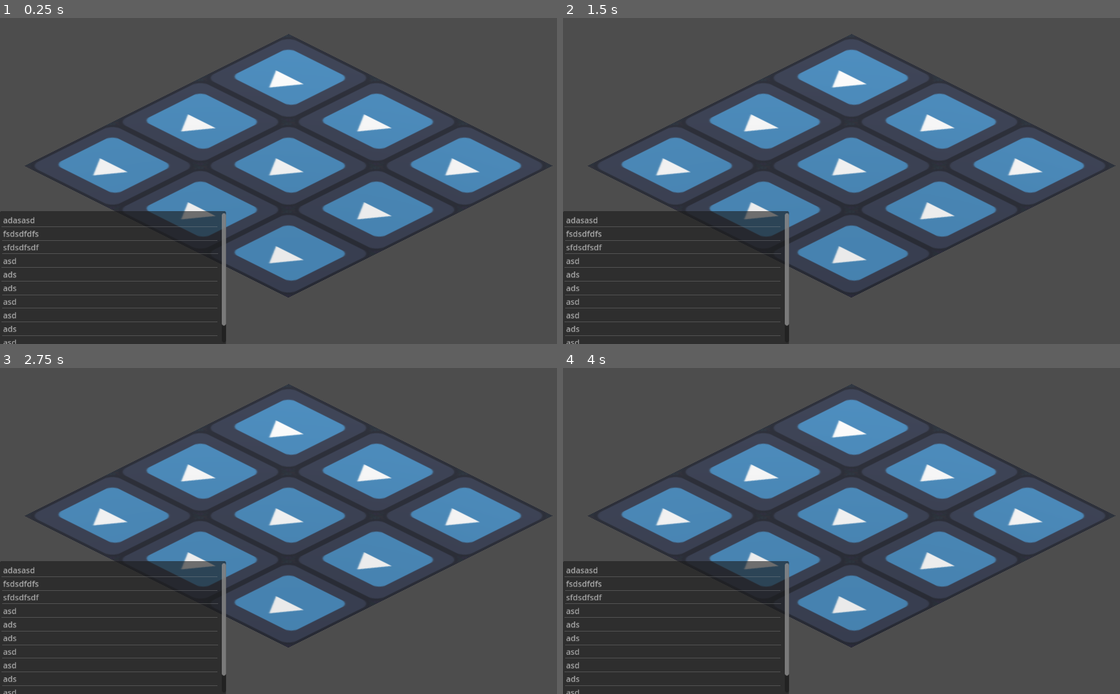
Above: before the commit, frames 1-4 (two rows, left to right).
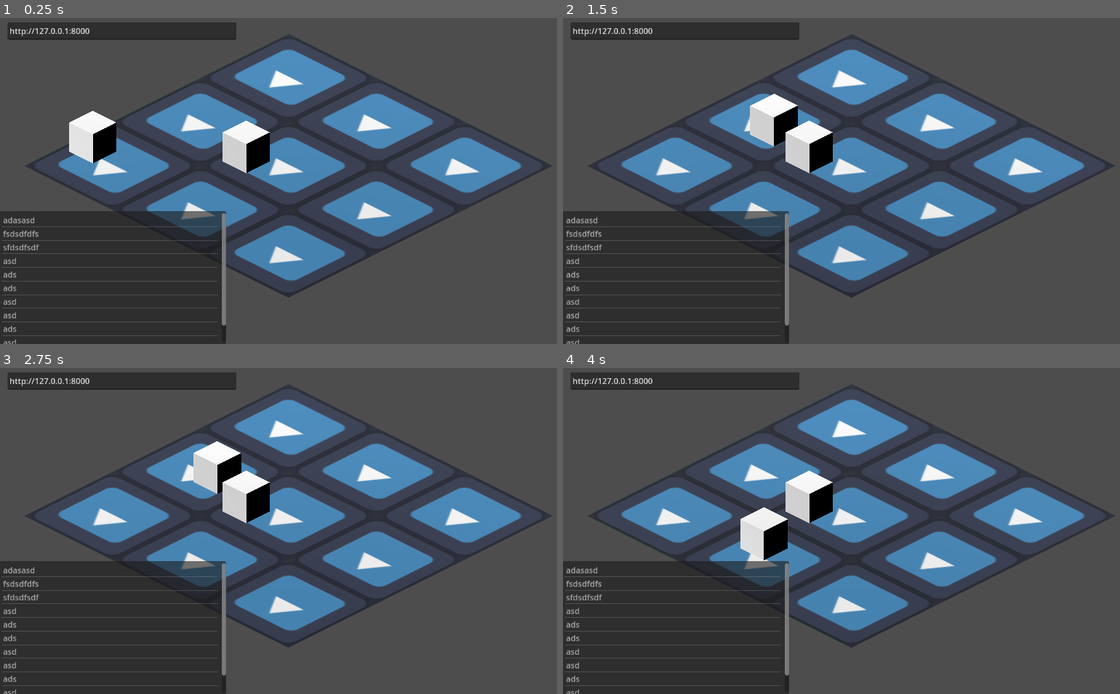
Above: after the commit, the same moments.

Repository: mkualquiera/infinite-something-gd
Game: Godot game, scene res://test.tscn
Same seed, same stepped clock (60 frames per second), same inputs: the game is played once before the commit and once after it. The engine's default icon, where the game draws it, is replaced by a stand-in: a white triangle on a blue panel in a dark square.
Inputs (mouse positions are in pixels of both pictures, inside the frame that each line leads up to):
- Up to frame 1 (0.25 s): no input
- Up to frame 2 (1.5 s): tap Enter at 0.5 s; move the mouse to (980, 164) at 0.52 s; click (980, 164) at 0.67 s; move the mouse to (735, 197) at 1.27 s; click (735, 197) at 1.42 s
- Up to frame 3 (2.75 s): move the mouse to (350, 459) at 2.02 s; click (350, 459) at 2.17 s
- Up to frame 4 (4 s): move the mouse to (824, 596) at 2.77 s; click (824, 596) at 2.92 s; move the mouse to (1025, 579) at 3.52 s; click (1025, 579) at 3.67 s

The runs differ from the first frame. In frame 1, 4.3% of the frame differs, in the area x 1-49%, y 1-48%; in frame 2, 4.2%; in frame 3, 4.2%; in frame 4, 4.3%, in the area x 1-49%, y 1-60%.
Error before the commit: Invalid access to property or key 'image' on a base object of type 'Nil'. (res://Scripts/TextureGenerator.gd:41)

Commit message:
Add changeable address NavMesh movement

Diff:
--- a/Scenes/room_object.tscn
+++ b/Scenes/room_object.tscn
@@ -20,8 +20,7 @@
 [node name="Node2" type="Node" parent="."]
 script = ExtResource("2_hj725")
 
-[node name="Area3D" type="Area3D" parent="."]
+[node name="Area3D" type="StaticBody3D" parent="."]
 
 [node name="CollisionShape3D" type="CollisionShape3D" parent="Area3D"]
-transform = Transform3D(1, 0, 0, 0, 1, 0, 0, 0, 1, 0, 0, 0)
 shape = SubResource("BoxShape3D_va8yk")
--- a/Scripts/ObjectController.gd
+++ b/Scripts/ObjectController.gd
@@ -16,7 +16,7 @@
 	pass
 
 func update_rendering(world):
-		# Create an HTTP request node and connect its completion signal.
+	# Create an HTTP request node and connect its completion signal.
 	var http_request = HTTPRequest.new()
 	add_child(http_request)
 	http_request.connect("request_completed", _on_prompt_generated)
--- a/Scripts/ObjectSelector.gd
+++ b/Scripts/ObjectSelector.gd
@@ -14,7 +14,7 @@
 func _process(delta):
 	pass
 
-func _unhandled_input(event: InputEvent):
+func _input(event: InputEvent):
 	if event is InputEventMouseButton:
 		if event.pressed:
 			var mouse_pos = get_viewport().get_mouse_position()
@@ -43,7 +43,8 @@
 							item_list.add_item(interaction.display_name)
 
 func _on_item_selected(index: int):
-	item_list.clear()
-	print_debug("Doing interaction")
-	current_controller.do_interaction(index)
-	current_controller = null
+	if current_controller != null:
+		item_list.clear()
+		print_debug("Doing interaction")
+		current_controller.do_interaction(index)
+		current_controller = null
--- /dev/null
+++ b/Scripts/PlayerMover.gd
@@ -0,0 +1,33 @@
+extends CharacterBody3D
+
+var movement_speed: float = 2.0
+var navigation_agent: NavigationAgent3D = null
+
+
+func set_movement_target(movement_target: Vector3):
+	movement_target.y = global_position.y
+	navigation_agent = NavigationAgent3D.new()
+	add_child(navigation_agent)
+	navigation_agent.path_desired_distance = 0.1
+	navigation_agent.target_desired_distance = 0.1
+	navigation_agent.set_target_position(movement_target)
+
+func _physics_process(delta):
+	if navigation_agent == null:
+		return
+	if navigation_agent.is_navigation_finished():
+		navigation_agent = null
+		return
+
+	var current_agent_position: Vector3 = global_position
+	var next_path_position: Vector3 = navigation_agent.get_next_path_position()
+
+	var new_velocity: Vector3 = next_path_position - current_agent_position
+	new_velocity = new_velocity.normalized()
+	new_velocity = new_velocity * movement_speed
+	velocity = new_velocity
+	move_and_slide()
+
+func _click(camera, event, position, normal, shape_idx):
+	if event is InputEventMouseButton and event.button_index == 1 and event.pressed:
+		set_movement_target(position)
--- /dev/null
+++ b/Scripts/PrefChanger.gd
@@ -0,0 +1,21 @@
+extends Node
+
+
+@export var pref_name = "inference_url"
+@onready var text_box = $TextEdit
+@onready var button = $Button
+
+
+# Called when the node enters the scene tree for the first time.
+func _ready():
+	text_box.text = PlayerPrefs.get_pref(pref_name)
+	update_button()
+
+
+func update_button():
+	button.visible = text_box.text != PlayerPrefs.get_pref(pref_name)
+
+
+func update_pref():
+	PlayerPrefs.set_pref(pref_name, text_box.text)
+	update_button()
--- a/Scripts/RoomController.gd
+++ b/Scripts/RoomController.gd
@@ -55,27 +55,12 @@
 
 # Called when the HTTP request is completed.
 func _on_room_generated(result, response_code, headers, body):
-
 	var json = body.get_string_from_utf8()
 	var data = JSON.parse_string(json)
 	world = data
 
 	for object in data["objects"]:
-		var room_obj: MeshInstance3D = room_obj_scene.instantiate()
-		add_child(room_obj)
-
-		var controller: ObjectController = room_obj.get_child(0)
-
-		controller.obj_name = object["name"]
-		controller.metadata = object["metadata"]
-		print_debug("Created object "+ object["name"])
-
-		# Move the object to a random place horizontally.
-		var x = randf_range(-2, 2)
-		var z = randf_range(-2, 2)
-		room_obj.position.x = x
-		room_obj.position.z = z
-
+		var controller = _create_object(object)
 		controller.update_rendering(data)
 
 func do_interaction(object: ObjectController, interaction):
@@ -132,23 +117,7 @@
 	if data.has("create_objects"):
 		if data["create_objects"] is Array:
 			for object in data["create_objects"]:
-				var room_obj: MeshInstance3D = room_obj_scene.instantiate()
-				add_child(room_obj)
-
-				var controller: ObjectController = room_obj.get_child(0)
-
-				controller.obj_name = object["name"]
-				controller.metadata = object["metadata"]
-				print_debug("Created object "+ object["name"])
-
-				# Move the object to a random place horizontally.
-				var x = randf_range(-2, 2)
-				var z = randf_range(-2, 2)
-				room_obj.position.x = x
-				room_obj.position.z = z
-
-				world["objects"].append(object)
-
+				var controller = _create_object(object)
 				update_queue.append(controller)
 
 	if data.has("overwrite_metadata"):
@@ -170,3 +139,24 @@
 
 	for controller in update_queue:
 		controller.update_rendering(world)
+
+
+
+func _create_object(object):
+	var room_obj: MeshInstance3D = room_obj_scene.instantiate()
+	add_child(room_obj)
+
+	var controller: ObjectController = room_obj.get_child(0)
+
+	controller.obj_name = object["name"]
+	controller.metadata = object["metadata"]
+	print_debug("Created object "+ object["name"])
+
+	# Move the object to a random place horizontally.
+	var x = randf_range(-2, 2)
+	var z = randf_range(-2, 2)
+	room_obj.position.x = x
+	room_obj.position.z = z
+
+	world["objects"].append(object)
+	return controller
--- a/Scripts/TextureGenerator.gd
+++ b/Scripts/TextureGenerator.gd
@@ -36,7 +36,6 @@
 
 # Called when the HTTP request is completed.
 func _http_request_completed(result, response_code, headers, body):
-
 	var json = body.get_string_from_utf8()
 	var img = JSON.parse_string(json)["image"]
 
--- a/test.tscn
+++ b/test.tscn
@@ -1,16 +1,38 @@
-[gd_scene load_steps=8 format=3 uid="uid://dbufk2qqvrxh5"]
+[gd_scene load_steps=18 format=3 uid="uid://dbufk2qqvrxh5"]
 
 [ext_resource type="Texture2D" uid="uid://bx01i2fg5yumw" path="res://icon.svg" id="1_el1gu"]
 [ext_resource type="PackedScene" uid="uid://c1356mhr7g72v" path="res://Scenes/texture_generator.tscn" id="2_ajs2a"]
 [ext_resource type="Script" path="res://Scripts/MusicGenerator.gd" id="3_0l123"]
 [ext_resource type="Script" path="res://Scripts/ObjectSelector.gd" id="4_472rn"]
 [ext_resource type="Script" path="res://Scripts/RoomController.gd" id="4_x0bsm"]
+[ext_resource type="Script" path="res://Scripts/PrefChanger.gd" id="6_7j8ua"]
+[ext_resource type="PackedScene" uid="uid://bc5xaq1p75vp7" path="res://Scenes/room_object.tscn" id="7_4txbg"]
+[ext_resource type="Script" path="res://Scripts/PlayerMover.gd" id="8_edel6"]
 
 [sub_resource type="QuadMesh" id="QuadMesh_esw8q"]
 
 [sub_resource type="StandardMaterial3D" id="StandardMaterial3D_owkes"]
 albedo_texture = ExtResource("1_el1gu")
 uv1_scale = Vector3(3, 3, 3)
+
+[sub_resource type="BoxShape3D" id="BoxShape3D_axmun"]
+
+[sub_resource type="NavigationMesh" id="NavigationMesh_qtd14"]
+vertices = PackedVector3Array(0.25, 0.5, 4.5, 0.25, 0.5, 1.5, -0.75, 0.5, 1.25, -4.5, 0.5, 4.5, -0.75, 0.5, 0.25, 0.25, 0.5, 0, 0.25, 0.5, -4.5, -0.75, 0.5, 0.25, 0.25, 0.5, -4.5, -4.5, 0.5, -4.5, -4.5, 0.5, 4.5, -4.5, 0.5, 4.5, -0.75, 0.5, 1.25, -0.75, 0.5, 0.25, 1, 0.5, 1.25, 0.25, 0.5, 1.5, 0.25, 0.5, 4.5, 4.5, 0.5, 4.5, 1, 0.5, 0.25, 4.5, 0.5, 4.5, 4.5, 0.5, -4.5, 0.25, 0.5, -4.5, 0.25, 0.5, -4.5, 0.25, 0.5, 0, 1, 0.5, 0.25, 1, 0.5, 0.25, 1, 0.5, 1.25, 4.5, 0.5, 4.5)
+polygons = [PackedInt32Array(1, 0, 2), PackedInt32Array(2, 0, 3), PackedInt32Array(6, 5, 4), PackedInt32Array(8, 7, 9), PackedInt32Array(9, 7, 10), PackedInt32Array(13, 12, 11), PackedInt32Array(15, 14, 16), PackedInt32Array(16, 14, 17), PackedInt32Array(21, 20, 18), PackedInt32Array(18, 20, 19), PackedInt32Array(24, 23, 22), PackedInt32Array(27, 26, 25)]
+
+[sub_resource type="PlaneMesh" id="PlaneMesh_crdxp"]
+size = Vector2(10, 10)
+
+[sub_resource type="BoxShape3D" id="BoxShape3D_va8yk"]
+
+[sub_resource type="BoxShape3D" id="BoxShape3D_w75n3"]
+size = Vector3(0.5, 0.5, 0.5)
+
+[sub_resource type="StandardMaterial3D" id="StandardMaterial3D_mc0wt"]
+
+[sub_resource type="BoxMesh" id="BoxMesh_gljbj"]
+material = SubResource("StandardMaterial3D_mc0wt")
 
 [node name="Node3D" type="Node3D"]
 
@@ -21,6 +43,13 @@
 
 [node name="TextureGenerator" parent="MeshInstance3D" instance=ExtResource("2_ajs2a")]
 texture_description = "Soft soil, dirt texture, videogame asset"
+load_on_ready = false
+
+[node name="StaticBody3D" type="StaticBody3D" parent="MeshInstance3D"]
+
+[node name="CollisionShape3D" type="CollisionShape3D" parent="MeshInstance3D/StaticBody3D"]
+transform = Transform3D(1, 0, 0, 0, 1, 0, -8.47033e-22, 0, 1, 0, 0, -0.5)
+shape = SubResource("BoxShape3D_axmun")
 
 [node name="Camera3D" type="Camera3D" parent="."]
 transform = Transform3D(0.707107, -0.353553, 0.612372, 0, 0.866025, 0.5, -0.707107, -0.353553, 0.612372, 2.48462, 1.82819, 2.45364)
@@ -40,10 +69,19 @@
 [node name="DirectionalLight3D" type="DirectionalLight3D" parent="."]
 transform = Transform3D(1, 0, 0, 0, 0.58616, 0.810195, 0, -0.810195, 0.58616, 0, 0, 0)
 
-[node name="RoomController" type="Node3D" parent="."]
+[node name="RoomController" type="NavigationRegion3D" parent="."]
+navigation_mesh = SubResource("NavigationMesh_qtd14")
 script = ExtResource("4_x0bsm")
 room_theme = "A videogame with the theme: Jungle"
-load_on_ready = true
+
+[node name="MeshInstance3D2" parent="RoomController" instance=ExtResource("7_4txbg")]
+transform = Transform3D(0.36, 0, 0, 0, 0.36, 0, 0, 0, 0.36, 0.086, 0.565842, 0.726)
+skeleton = NodePath("../..")
+
+[node name="MeshInstance3D" type="MeshInstance3D" parent="RoomController"]
+visible = false
+mesh = SubResource("PlaneMesh_crdxp")
+skeleton = NodePath("")
 
 [node name="ItemList" type="ItemList" parent="."]
 anchors_preset = 2
@@ -65,3 +103,52 @@
 item_8/text = "ads"
 item_9/text = "asd"
 item_10/text = "asd"
+
+[node name="URLEditor" type="Control" parent="."]
+layout_mode = 3
+anchors_preset = 0
+offset_right = 100.0
+offset_bottom = 35.0
+script = ExtResource("6_7j8ua")
+
+[node name="TextEdit" type="TextEdit" parent="URLEditor"]
+layout_mode = 2
+offset_left = 15.0
+offset_top = 8.0
+offset_right = 469.0
+offset_bottom = 43.0
+text = "ghtyhyt"
+scroll_fit_content_height = true
+
+[node name="Button" type="Button" parent="URLEditor"]
+layout_mode = 2
+offset_left = 479.0
+offset_top = 9.0
+offset_right = 526.0
+offset_bottom = 45.0
+text = "save"
+
+[node name="Area3D" type="Area3D" parent="."]
+transform = Transform3D(0.36, 0, 0, 0, 0.36, 0, 0, 0, 0.36, 0, 0.182675, 0)
+
+[node name="CollisionShape3D" type="CollisionShape3D" parent="Area3D"]
+shape = SubResource("BoxShape3D_va8yk")
+
+[node name="Player" type="CharacterBody3D" parent="."]
+transform = Transform3D(1, 0, 0, 0, 1, 0, 0, 0, 1, -1.6453, 0.291122, 1.31798)
+motion_mode = 1
+floor_stop_on_slope = false
+floor_block_on_wall = false
+script = ExtResource("8_edel6")
+
+[node name="CollisionShape3D" type="CollisionShape3D" parent="Player"]
+shape = SubResource("BoxShape3D_w75n3")
+
+[node name="Player" type="MeshInstance3D" parent="Player"]
+transform = Transform3D(0.36, 0, 0, 0, 0.36, 0, 0, 0, 0.36, 0, -0.0684238, 0)
+mesh = SubResource("BoxMesh_gljbj")
+skeleton = NodePath("../..")
+
+[connection signal="input_event" from="MeshInstance3D/StaticBody3D" to="Player" method="_click"]
+[connection signal="text_changed" from="URLEditor/TextEdit" to="URLEditor" method="update_button"]
+[connection signal="pressed" from="URLEditor/Button" to="URLEditor" method="update_pref"]
